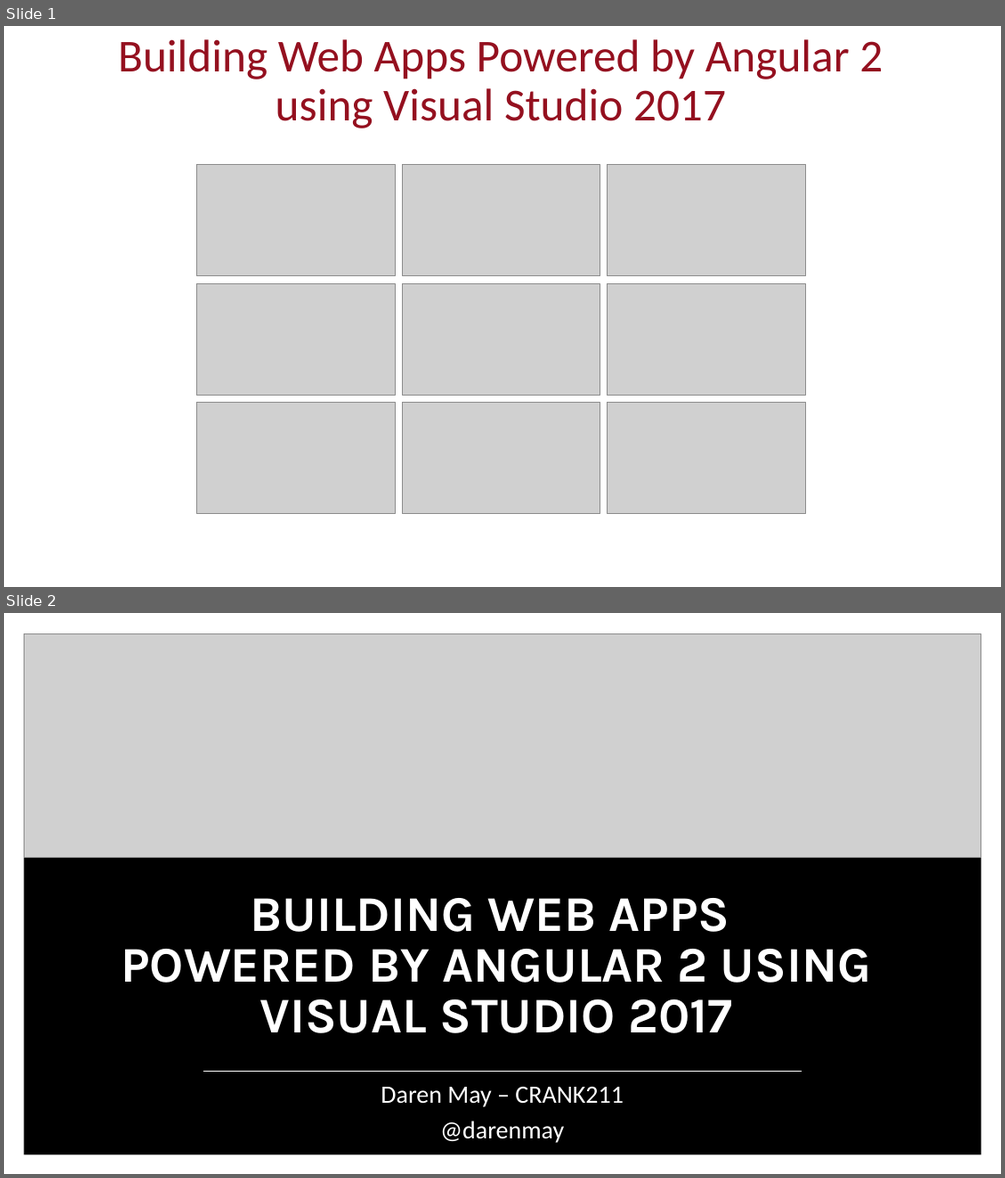
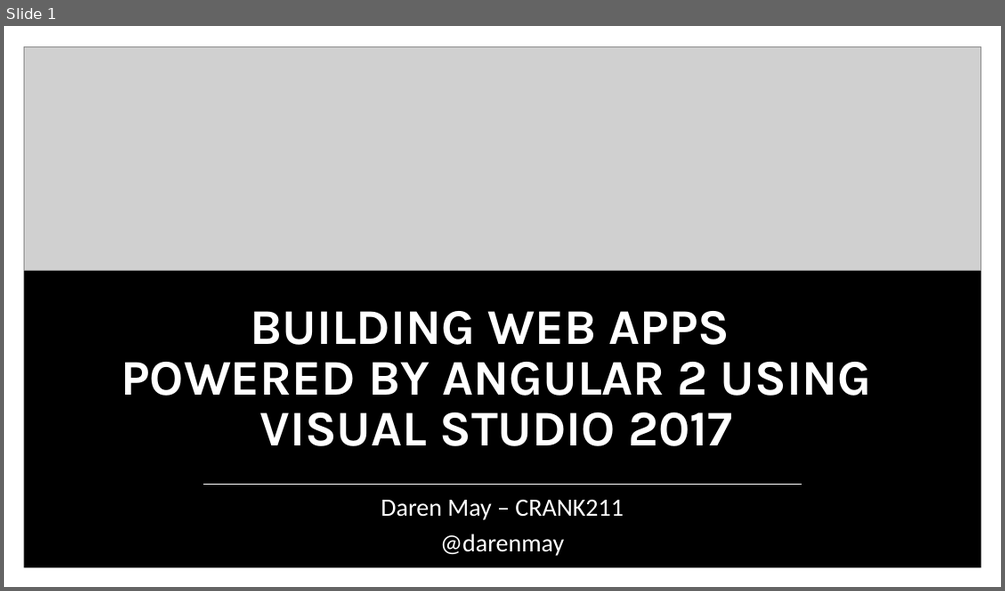
Before and after one commit to CRANK211/vs17-ng2-dnc, a slide deck: Using VS 2017 to build Angular 2.x web apps V2.pptx. Shown one above the other, each under a label of ours: slides 1 and 2 before the commit, slide 1 after it. The pictures are 1005x1178 and 1005x591 pixels, drawn with LibreOffice and Linux fonts; fonts in the diff are those of the drawing; grey boxes stand for pictures. Boxes give left, top, right and bottom in pixels: in the first picture for what was removed or moved away, otherwise in the second. Text is boxed around its words. In the diff, an @@ line names an element or a change of style, - is before the commit and + after.

```diff
--- a/Using VS 2017 to build Angular 2.x web apps V2.pptx
+++ b/Using VS 2017 to build Angular 2.x web apps V2.pptx
@@ slide 1 removed at <box>4,26,1001,587</box>, background #FFFFFF @@
@@ title removed at <box>118,39,882,128</box> @@
-Building Web Apps Powered by Angular 2 using Visual Studio 2017
@@ group removed at <box>197,164,806,514</box>: 9 pictures @@
@@ what was slide 2 is now slide 1 @@
```
Also in this commit, not shown: 34 slides changed, 3 slides added, 2 other slides removed, 20 other files.
